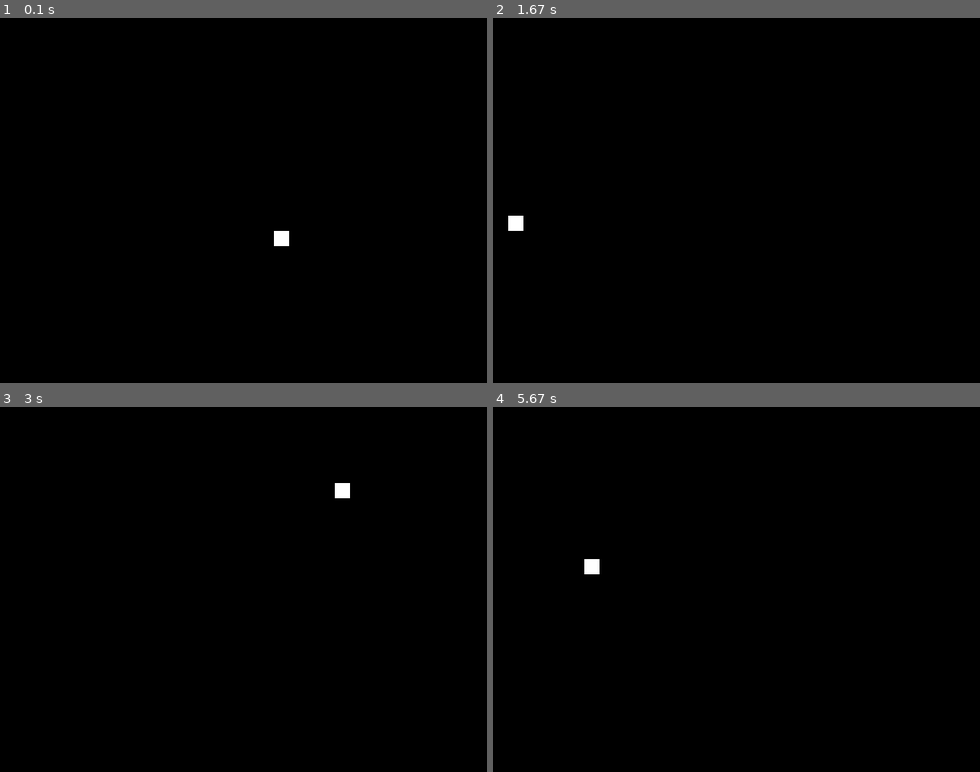
Above: before the commit, frames 1-4 (two rows, left to right).
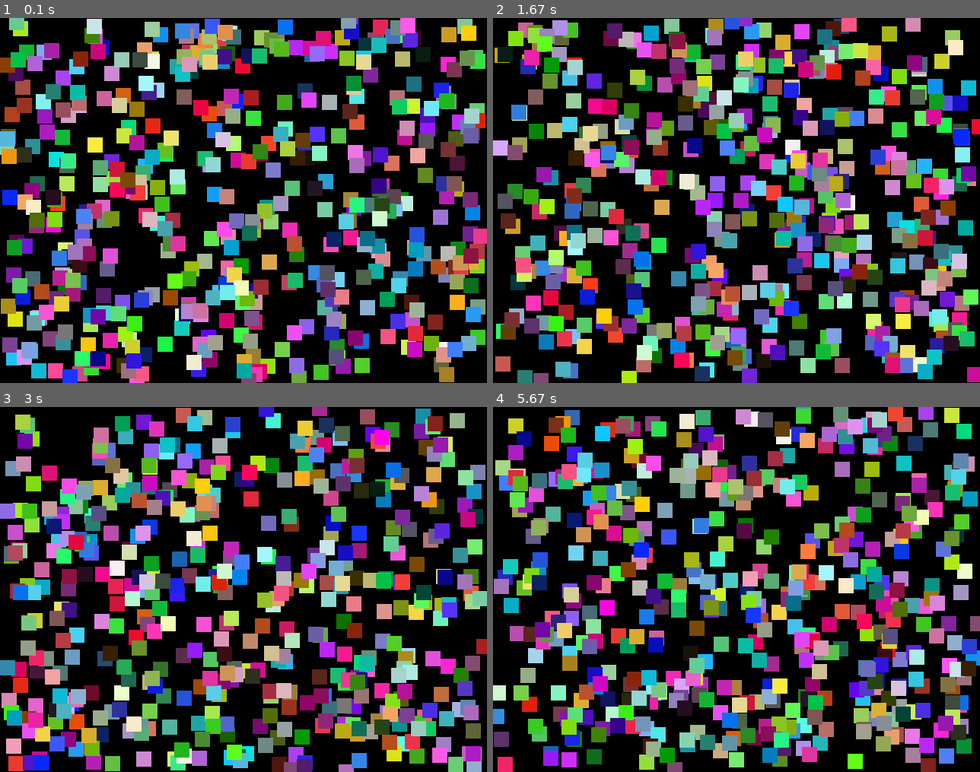
Above: after the commit, the same moments.

Repository: JackFurby/PingAI
Game: pygame game, started from hello.py
The game is run twice, just before and just after one commit, with the same random seed, the same clock (stepped at 60 frames per second) and the same inputs.
Inputs:
- Up to frame 1 (0.1 s): no input
- Up to frame 2 (1.67 s): no input
- Up to frame 3 (3 s): no input
- Up to frame 4 (5.67 s): no input

The runs differ from the first frame. In frame 1, 47% of the frame differs, in the area x 0-100%, y 0-100%; in frame 2, 48%; in frame 3, 48%; in frame 4, 48%.

Commit message:
more balls, more colours

Diff:
--- a/hello.py
+++ b/hello.py
@@ -1,5 +1,6 @@
 import pygame, sys
 from pygame.locals import *
+import random
 
 WIDTH = 640
 HEIGHT = 480
@@ -8,13 +9,18 @@
 pygame.display.set_caption("PongAI")
 clock = pygame.time.Clock()
 
-ball = {
-	"x": WIDTH/2,
-	"y": HEIGHT/2,
-	"xvel": 10,
-	"yvel": 10,
-	"r": 10
-}
+balls = []
+
+for _ in range(500):
+	ball = {
+		"x": random.randrange(0, WIDTH),
+		"y": random.randrange(0, HEIGHT),
+		"xvel": random.randrange(-10, 10),
+		"yvel": random.randrange(-10, 10),
+		"r": 10,
+		"color": (random.randrange(0, 0xFF), random.randrange(0, 0xFF), random.randrange(0, 0xFF))
+	}
+	balls.append(ball)
 
 while True:
 	for event in pygame.event.get():
@@ -22,12 +28,15 @@
 			pygame.quit()
 			sys.exit()
 	screen.fill((0, 0, 0)) # clear the screen with black
-	pygame.draw.rect(screen, (0xFF, 0xFF, 0xFF), (ball["x"]-ball["r"], ball["y"]-ball["r"], ball["r"]*2, ball["r"]*2), 0)
-	ball["x"] += ball["xvel"]
-	ball["y"] += ball["yvel"]
-	if (ball["xvel"] > 0 and ball["x"] + ball["r"] > WIDTH) or (ball["xvel"] < 0 and ball["x"] - ball["r"] < 0):
-		ball["xvel"] *= -1
-	if (ball["yvel"] > 0 and ball["y"] + ball["r"] > HEIGHT) or (ball["yvel"] < 0 and ball["y"] - ball["r"] < 0):
-		ball["yvel"] *= -1
+
+	for ball in balls:
+		pygame.draw.rect(screen, ball["color"], (ball["x"]-ball["r"], ball["y"]-ball["r"], ball["r"]*2, ball["r"]*2), 0)
+		ball["x"] += ball["xvel"]
+		ball["y"] += ball["yvel"]
+		if (ball["xvel"] > 0 and ball["x"] + ball["r"] > WIDTH) or (ball["xvel"] < 0 and ball["x"] - ball["r"] < 0):
+			ball["xvel"] *= -1
+		if (ball["yvel"] > 0 and ball["y"] + ball["r"] > HEIGHT) or (ball["yvel"] < 0 and ball["y"] - ball["r"] < 0):
+			ball["yvel"] *= -1
+
 	pygame.display.update()
 	clock.tick(60)
